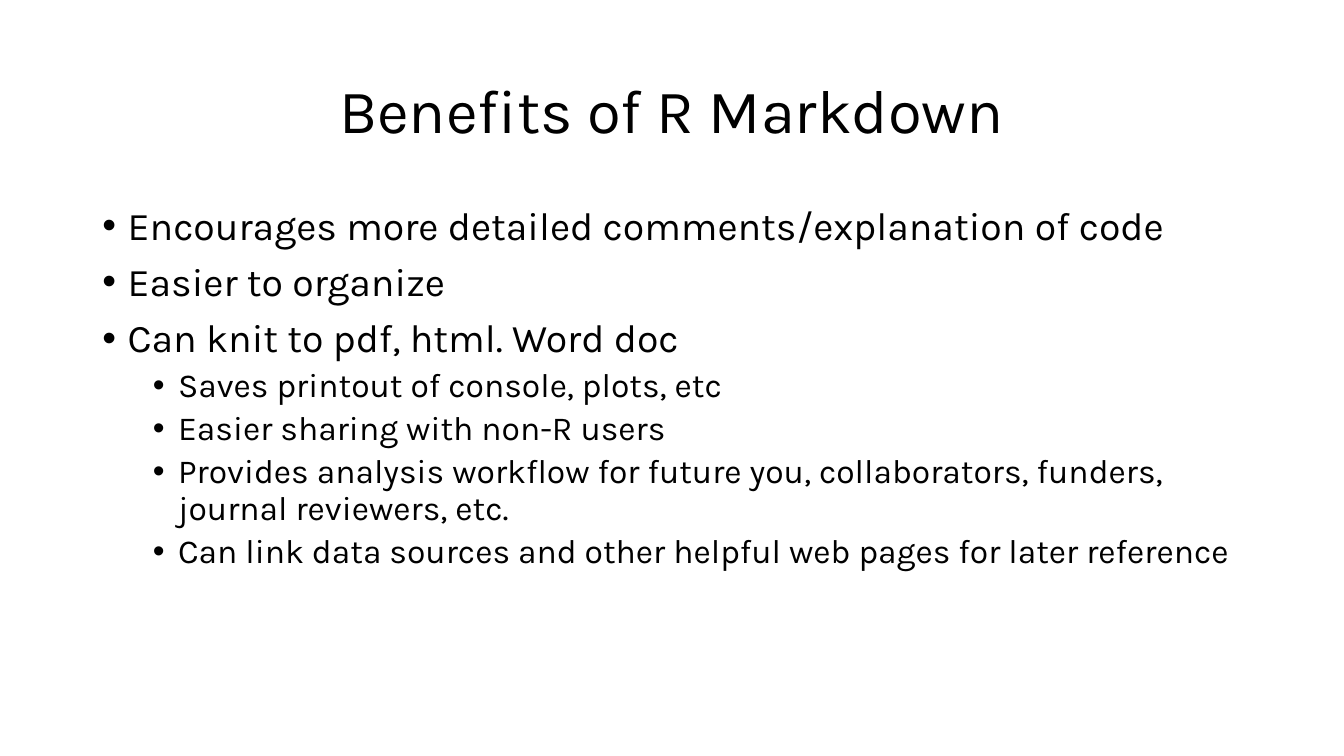
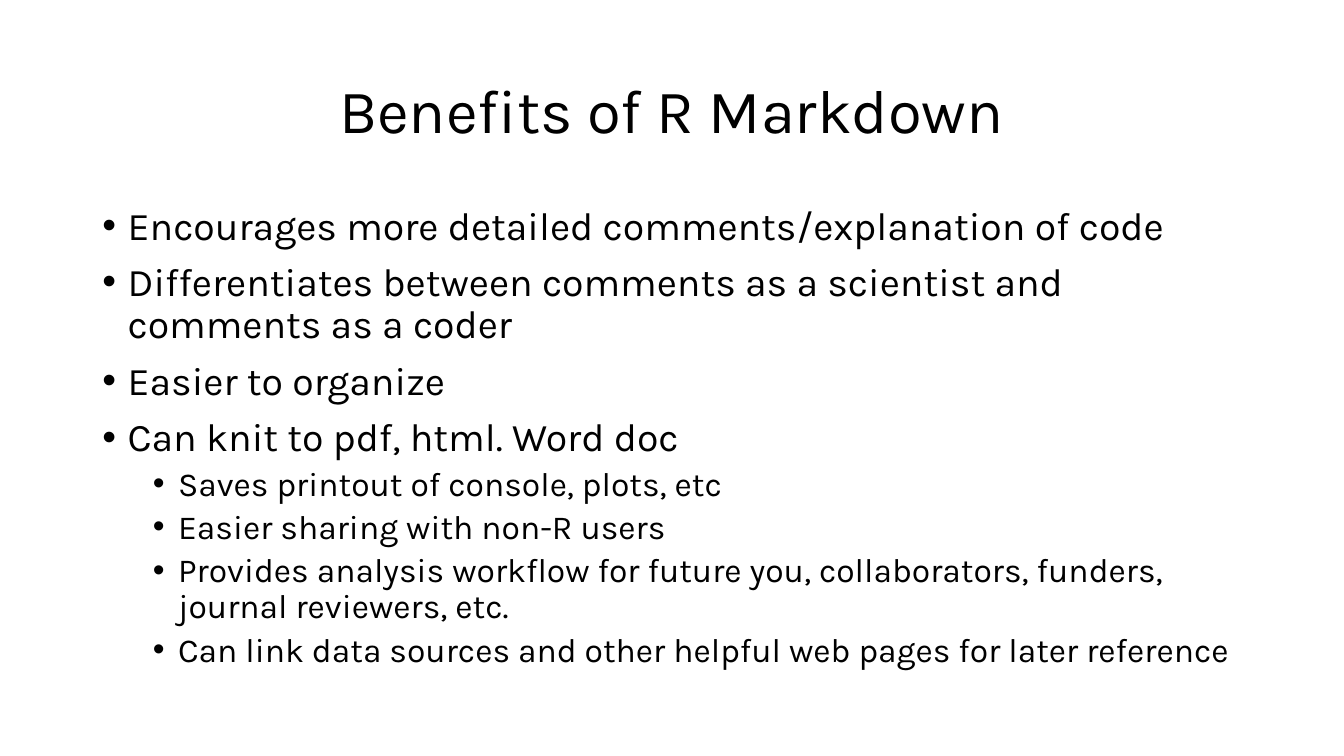
Before and after one commit to marissadyck/reproducible-research-R-ASM, a slide deck: slide 15 of docs/Reproducible research in R.pptx. Drawn at 1344x756 pixels with LibreOffice and Linux fonts; fonts in the diff are those of the drawing. Boxes give left, top, right and bottom in pixels: in the first picture for what was removed or moved away, otherwise in the second. Text is boxed around its words. In the diff, an @@ line names an element or a change of style, - is before the commit and + after.

```diff
--- a/docs/Reproducible research in R.pptx
+++ b/docs/Reproducible research in R.pptx
@@ text at (128, 269, 1063, 339): paragraph added @@
+• Differentiates between comments as a scientist and comments as a coder
```
Also in this commit, not shown: 5 other slides changed, 1 slide added, 7 other files.
